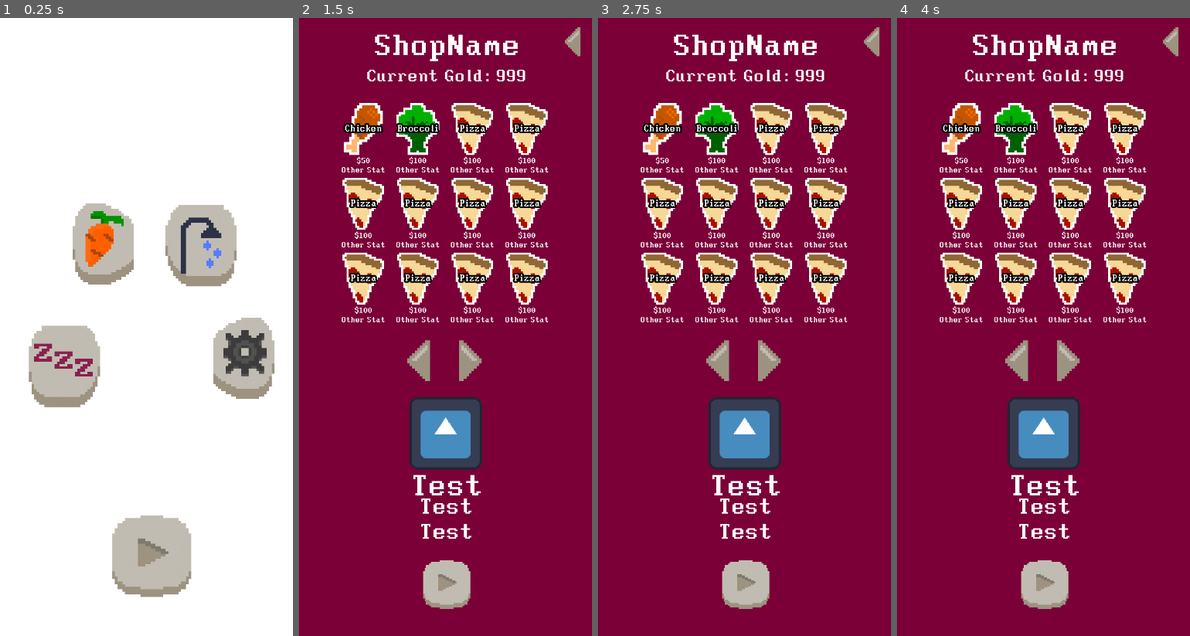
Above: before the commit, frames 1-4 (left to right).
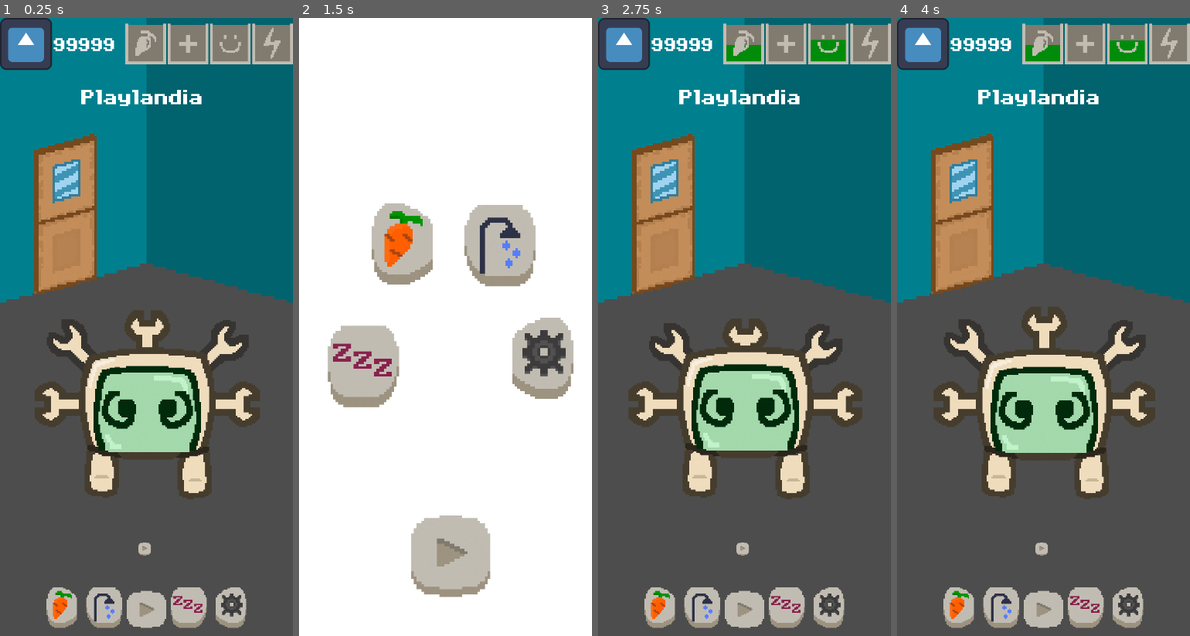
Above: after the commit, the same moments.

Repository: daniel-macias/mrduelm
Game: Godot game, scene res://Scenes/main.tscn
Same seed, same stepped clock (60 frames per second), same inputs: the game is played once before the commit and once after it. The engine's default icon, where the game draws it, is replaced by a stand-in: a white triangle on a blue panel in a dark square.
Inputs (mouse positions are in pixels of both pictures, inside the frame that each line leads up to):
- Up to frame 1 (0.25 s): no input
- Up to frame 2 (1.5 s): click (442, 549) at 0.5 s; click (363, 215) at 1.27 s
- Up to frame 3 (2.75 s): click (750, 555) at 2 s
- Up to frame 4 (4 s): click (958, 605) at 2.75 s; click (1043, 605) at 3.52 s

The runs differ from the first frame. In frame 1, 99% of the frame differs, in the area x 0-100%, y 0-100%; in frame 2, 96%; in frame 3, 99%; in frame 4, 99%.

Commit message:
started working on centering pet and bg

Diff:
--- a/Scenes/main.tscn
+++ b/Scenes/main.tscn
@@ -29,6 +29,7 @@
 [ext_resource type="Texture2D" uid="uid://3asydacx345v" path="res://Sprites/UI/garage_icon_pressed.png" id="12_mlgj4"]
 [ext_resource type="Texture2D" uid="uid://dpj6taf4klhoy" path="res://Sprites/UI/ProgressBars/energy.png" id="13_igeth"]
 [ext_resource type="Script" path="res://Scripts/UIManagers/GarageGUI.gd" id="13_yx62g"]
+[ext_resource type="Texture2D" uid="uid://bpcjw0w3t65ym" path="res://Sprites/RoomStuff/doors/default_door.png" id="15_so62a"]
 [ext_resource type="Texture2D" uid="uid://bb56aoher0ca0" path="res://Sprites/Food/Broccolli.png" id="28_ub37l"]
 [ext_resource type="Texture2D" uid="uid://5lvmfvex78sv" path="res://Sprites/RoomStuff/bg_walls.png" id="30_iwp8k"]
 [ext_resource type="Script" path="res://Scripts/UIManagers/ShopTemplate.gd" id="32_k4rhv"]
@@ -51,6 +52,7 @@
 [node name="CanvasLayer" type="CanvasLayer" parent="."]
 
 [node name="FoodGUI" type="Control" parent="CanvasLayer"]
+visible = false
 layout_mode = 3
 anchors_preset = 15
 anchor_right = 1.0
@@ -192,7 +194,6 @@
 stretch_mode = 5
 
 [node name="PlayGUI" type="Control" parent="CanvasLayer"]
-visible = false
 layout_mode = 3
 anchors_preset = 15
 anchor_right = 1.0
@@ -236,6 +237,22 @@
 layout_mode = 2
 texture_normal = ExtResource("4_iuqi7")
 
+[node name="Door" type="TextureButton" parent="CanvasLayer/PlayGUI"]
+layout_mode = 1
+anchors_preset = 8
+anchor_left = 0.5
+anchor_top = 0.5
+anchor_right = 0.5
+anchor_bottom = 0.5
+offset_left = -314.0
+offset_top = -475.0
+offset_right = -85.0
+offset_bottom = -81.0
+grow_horizontal = 2
+grow_vertical = 2
+texture_normal = ExtResource("15_so62a")
+stretch_mode = 5
+
 [node name="SleepGUI" type="Control" parent="CanvasLayer"]
 visible = false
 layout_mode = 3
@@ -450,6 +467,7 @@
 [node name="Outside" type="CanvasLayer" parent="."]
 
 [node name="OutsideMenu" type="Control" parent="Outside"]
+visible = false
 layout_mode = 3
 anchors_preset = 15
 anchor_right = 1.0
--- a/Scripts/UIManagers/FoodGUI.gd
+++ b/Scripts/UIManagers/FoodGUI.gd
@@ -18,9 +18,6 @@
 var drag_threshold = 100  # Define the threshold in pixels
 
 func _ready() -> void:
-	# Load the food inventory from the GameManager
-	food_list = GameManager.inventory["food"].keys()
-
 	# Set up arrow button signals
 	food_arrow_left.connect("pressed", Callable(self, "_on_left_arrow_pressed"))
 	food_arrow_right.connect("pressed", Callable(self, "_on_right_arrow_pressed"))
@@ -42,6 +39,7 @@
 	_update_food_display()
 
 func _update_food_display():
+	food_list = GameManager.inventory["food"].keys()
 	if food_list.size() > 0:
 		food_selected.disabled = false
 		food_arrow_left.disabled = false
--- a/Scripts/UIManagers/PlayGUI.gd
+++ b/Scripts/UIManagers/PlayGUI.gd
@@ -1,11 +1,16 @@
 extends Node
 
-
+@onready var door : TextureButton = $Door
+@onready var outside_menu : Control = $"../../Outside/OutsideMenu"
 # Called when the node enters the scene tree for the first time.
 func _ready() -> void:
-	pass # Replace with function body.
+	door.connect("pressed", Callable(self, "_on_door_click"))
+
 
 
 # Called every frame. 'delta' is the elapsed time since the previous frame.
 func _process(delta: float) -> void:
 	pass
+
+func _on_door_click() -> void:
+	outside_menu.visible = true
--- a/Scripts/UIManagers/ShopTemplate.gd
+++ b/Scripts/UIManagers/ShopTemplate.gd
@@ -24,6 +24,8 @@
 @onready var doctor_shop_btn: TextureButton = $"../OutsideMenu/DoctorBtn"
 @onready var body_shop_btn: TextureButton = $"../OutsideMenu/BodyShopBtn"
 
+@onready var return_home: TextureButton = $"../OutsideMenu/HouseBtn"
+
 var selected_item_key: String = ""  # Store the key of the selected item
 var selected_item_details: Dictionary = {}  # Store the details of the selected item
 var current_page: int = 0
@@ -45,6 +47,8 @@
 	doctor_shop_btn.connect("pressed", Callable(self, "_on_shop_load").bind("doctor"))
 	body_shop_btn.connect("pressed", Callable(self, "_on_shop_load").bind("body_parts"))
 
+	return_home.connect("pressed", Callable(self, "_on_return_home"))
+
 	# Connect the BuyBtn signal
 	buy_button.connect("pressed", Callable(self, "_on_buy_button_pressed"))
 	buy_button.disabled = true  # Disable BuyBtn initially
@@ -56,6 +60,9 @@
 	item_template.visible = false
 	load_items()
 	update_buttons()
+
+func _on_return_home() -> void:
+	outside_menu.visible = false
 
 func load_items() -> void:
 	all_items.clear()
Not shown: 1 places in Scenes/main.tscn that only renumber resources
Binary file added: Sprites/RoomStuff/doors/default_door.png
Not shown, added: Sprites/RoomStuff/doors/default_door.png.import
Binary file added: Sprites/RoomStuff/windows/default_window.png
Not shown, added: Sprites/RoomStuff/windows/default_window.png.import
